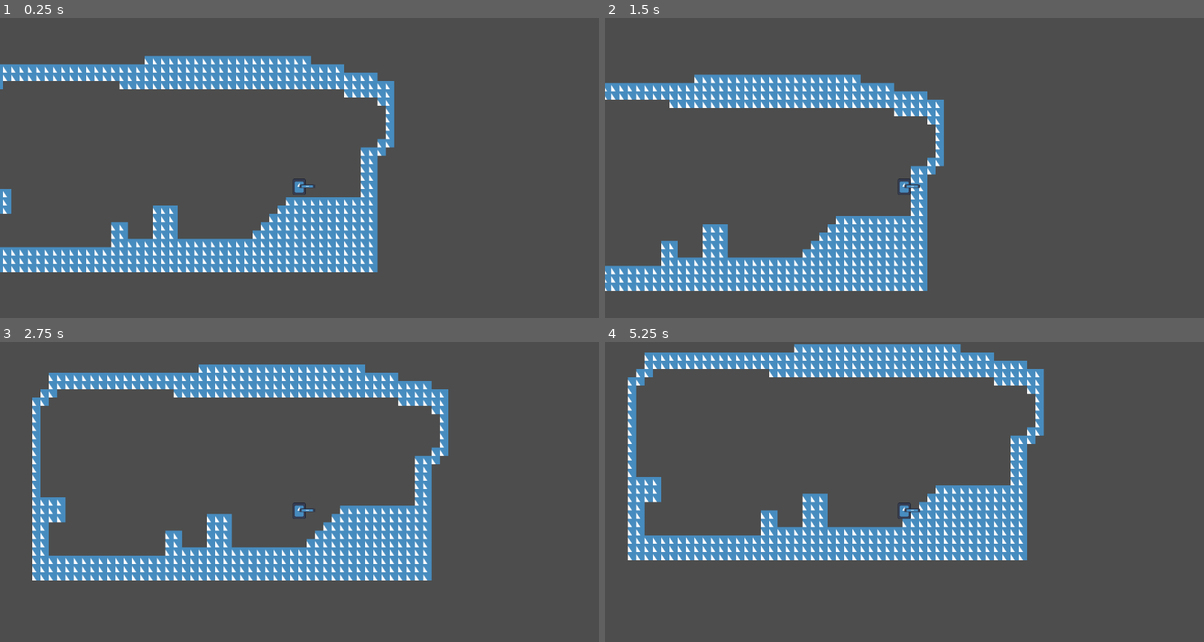
Above: before the commit, frames 1-4 (two rows, left to right).
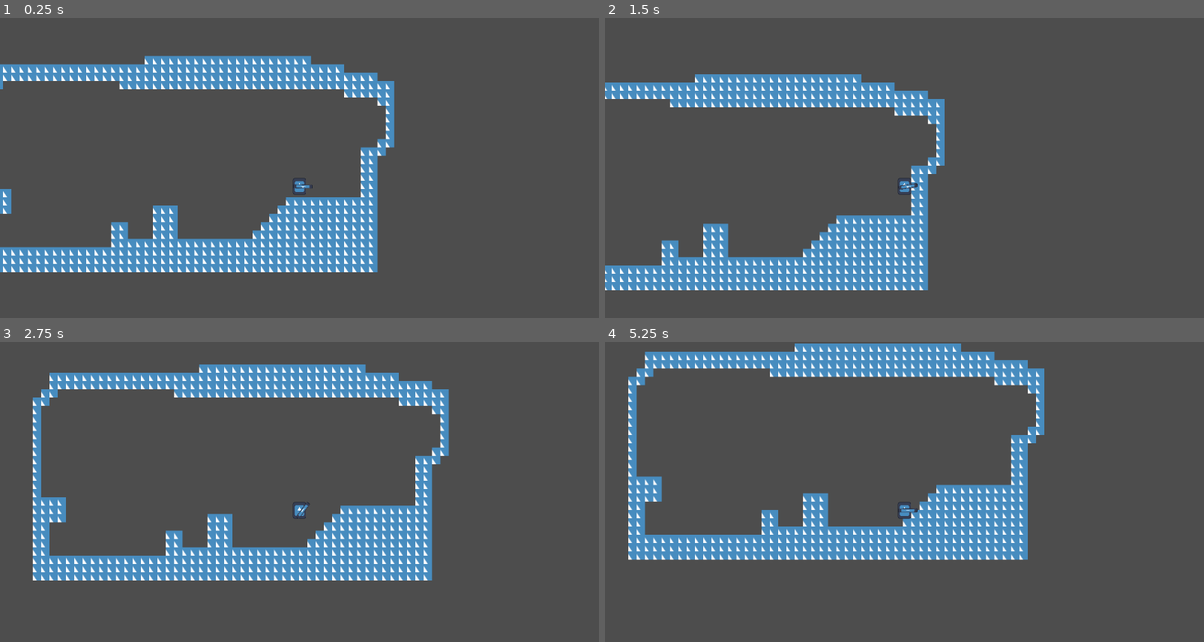
Above: after the commit, the same moments.

Repository: Wanderer22011/Underneath-It-All-year-11-game-design
Game: Godot game, scene res://scences/level_1.tscn
Same seed, same stepped clock (60 frames per second), same inputs: the game is played once before the commit and once after it. The engine's default icon, where the game draws it, is replaced by a stand-in: a white triangle on a blue panel in a dark square.
Inputs (mouse positions are in pixels of both pictures, inside the frame that each line leads up to):
- Up to frame 1 (0.25 s): no input
- Up to frame 2 (1.5 s): move the mouse to (1036, 171) at 0.52 s; hold D (Right) from 0.53 s (still down); click (1036, 171) at 0.6 s; tap W (Jump) at 0.77 s; move the mouse to (784, 204) at 1.27 s; click (784, 204) at 1.35 s
- Up to frame 3 (2.75 s): tap W (Jump) at 1.52 s; tap Enter at 2 s; move the mouse to (359, 435) at 2.02 s; release D (Right) at 2.03 s; hold A (Left) from 2.03 s (still down); click (359, 435) at 2.1 s
- Up to frame 4 (5.25 s): move the mouse to (874, 579) at 2.77 s; release A (Left) at 2.78 s; hold D (Right) 2.78-4.28 s; click (874, 579) at 2.85 s; tap W (Jump) at 3.02, 3.77, 4.52 s; move the mouse to (1084, 561) at 3.52 s; click (1084, 561) at 3.6 s; move the mouse to (724, 459) at 4.27 s; hold A (Left) 4.28-5.03 s; click (724, 459) at 4.35 s; move the mouse to (934, 510) at 5.02 s; hold D (Right) from 5.03 s (still down); click (934, 510) at 5.1 s

The runs differ from the first frame. In frame 1, less than 0.1% of the frame differs, in the area x 48-53%, y 53-59%; in frame 2, 3.8%; in frame 3, 3.5%; in frame 4, 4.5%, in the area x 3-74%, y 0-73%.
Error before the commit: Parse Error: Unexpected "Identifier" in class body. (res://Characters/Area2D.gd:1)

Commit message:
Added more codes trying to shoot.

Diff:
--- a/Characters/Area2D.gd
+++ b/Characters/Area2D.gd
@@ -4,6 +4,7 @@
 onready var gun_point = $Gun
 # Speed of rotation
 var rotation_speed = 20.0
+
 
 func _process(delta):
 	var mouse_position = get_global_mouse_position()
--- /dev/null
+++ b/Characters/Gun.gd
@@ -0,0 +1,13 @@
+extends Sprite2D
+
+
+var rotation_speed = 20.0
+
+
+func _process(delta):
+	var mouse_position = get_global_mouse_position()
+	var direction = (mouse_position - global_position).normalized()
+	var target_angle = direction.angle()
+
+	# Interpolate the rotation smoothly
+	rotation = lerp_angle(rotation, target_angle, rotation_speed * delta)
--- a/Characters/bullet.gd
+++ b/Characters/bullet.gd
@@ -1,12 +1,25 @@
 extends Area2D
 
-var speed = 400
-var velocity = Vector2()
+export var speed = 2000
 
 func _ready():
-	$CollisionShape2D.disabled = false
+	set_as_top_level(true)
 
 func _process(delta):
-	position+=velocity*delta
-	if !is_instance_valid(self):
-		queue_free()
+	position += (Vector2.RIGHT*speed).rotated(rotation)* delta
+
+func _physics_process(delta):
+	yield(get_tree().create_timer(0.01), "timeout")
+	set_physics_process(false)
+
+
+
+
+func _on_visible_on_screen_notifier_2d_screen_exited():
+	queue_free()
+
+
+
+
+func _on_body_entered(body):
+	queue_free()
--- a/Characters/bullet.tscn
+++ b/Characters/bullet.tscn
@@ -4,16 +4,24 @@
 [ext_resource type="Script" path="res://Characters/bullet.gd" id="1_srmme"]
 
 [sub_resource type="RectangleShape2D" id="RectangleShape2D_4j117"]
-size = Vector2(401.569, 614.4)
+size = Vector2(491.921, 870.402)
 
 [node name="Bullet" type="Area2D"]
 scale = Vector2(0.0996094, 0.0195312)
 script = ExtResource("1_srmme")
 
 [node name="CollisionShape2D" type="CollisionShape2D" parent="."]
-position = Vector2(4.78707e-06, 0)
+position = Vector2(-5.01961, 25.6001)
 shape = SubResource("RectangleShape2D_4j117")
 
 [node name="Sprite2D" type="Sprite2D" parent="."]
-scale = Vector2(3.11765, 4.8)
+position = Vector2(0, -3.05176e-05)
+scale = Vector2(3.89951, 7.50002)
 texture = ExtResource("1_hcyfj")
+
+[node name="VisibleOnScreenNotifier2D" type="VisibleOnScreenNotifier2D" parent="."]
+position = Vector2(-5.01962, 0)
+scale = Vector2(18.5725, 46.0801)
+
+[connection signal="body_entered" from="." to="." method="_on_body_entered"]
+[connection signal="screen_exited" from="VisibleOnScreenNotifier2D" to="." method="_on_visible_on_screen_notifier_2d_screen_exited"]
--- a/Characters/main_character.tscn
+++ b/Characters/main_character.tscn
@@ -2,7 +2,7 @@
 
 [ext_resource type="Texture2D" uid="uid://bha3ww3pdj7pv" path="res://Pictures/icon.svg" id="1_axwlm"]
 [ext_resource type="Script" path="res://Scripts/main_character.gd" id="1_u1mcy"]
-[ext_resource type="Script" path="res://Characters/Area2D.gd" id="3_ph0ip"]
+[ext_resource type="Script" path="res://Characters/Gun.gd" id="3_1yhi4"]
 
 [sub_resource type="RectangleShape2D" id="RectangleShape2D_gy0rc"]
 size = Vector2(50, 62)
@@ -10,20 +10,20 @@
 [node name="Main Character" type="CharacterBody2D"]
 script = ExtResource("1_u1mcy")
 
+[node name="Character" type="Sprite2D" parent="."]
+scale = Vector2(0.195312, 0.246094)
+texture = ExtResource("1_axwlm")
+
 [node name="CollisionShape2D" type="CollisionShape2D" parent="."]
-position = Vector2(-0.5, 0.5)
 scale = Vector2(0.5, 0.5)
 shape = SubResource("RectangleShape2D_gy0rc")
 
-[node name="Sprite2D" type="Sprite2D" parent="."]
-position = Vector2(-0.5, 0.75)
-scale = Vector2(0.195312, 0.246094)
+[node name="Gun" type="Sprite2D" parent="."]
+position = Vector2(6.57813, 0.1875)
+scale = Vector2(0.287842, 0.0595703)
 texture = ExtResource("1_axwlm")
+script = ExtResource("3_1yhi4")
 
-[node name="Gun" type="Area2D" parent="."]
-script = ExtResource("3_ph0ip")
-
-[node name="Sprite2D" type="Sprite2D" parent="Gun"]
-position = Vector2(15, 0)
-scale = Vector2(0.240234, 0.0546875)
-texture = ExtResource("1_axwlm")
+[node name="Marker2D" type="Marker2D" parent="Gun"]
+position = Vector2(-64.4194, 0)
+scale = Vector2(2.7387, 16.8031)
